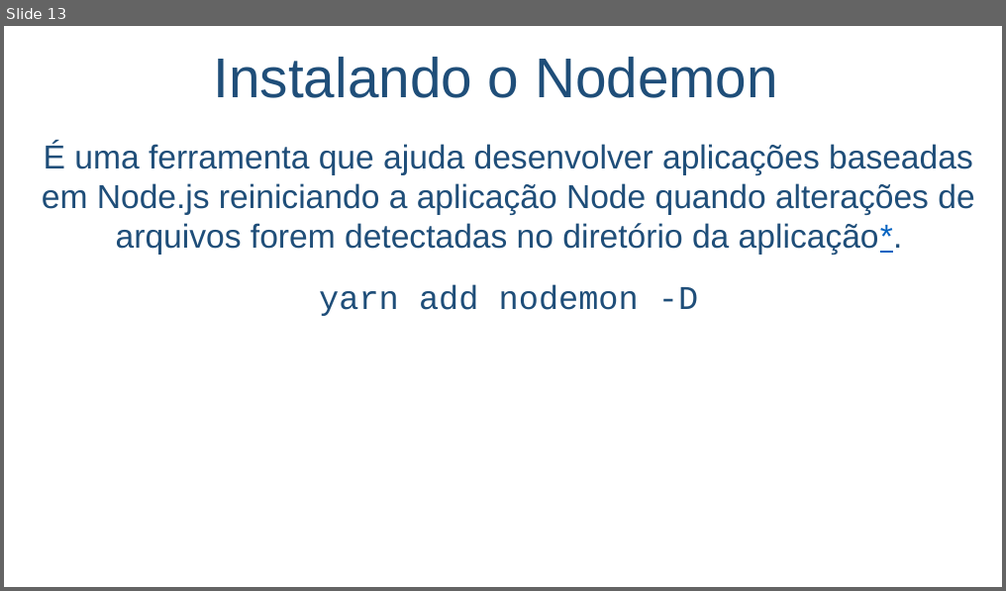
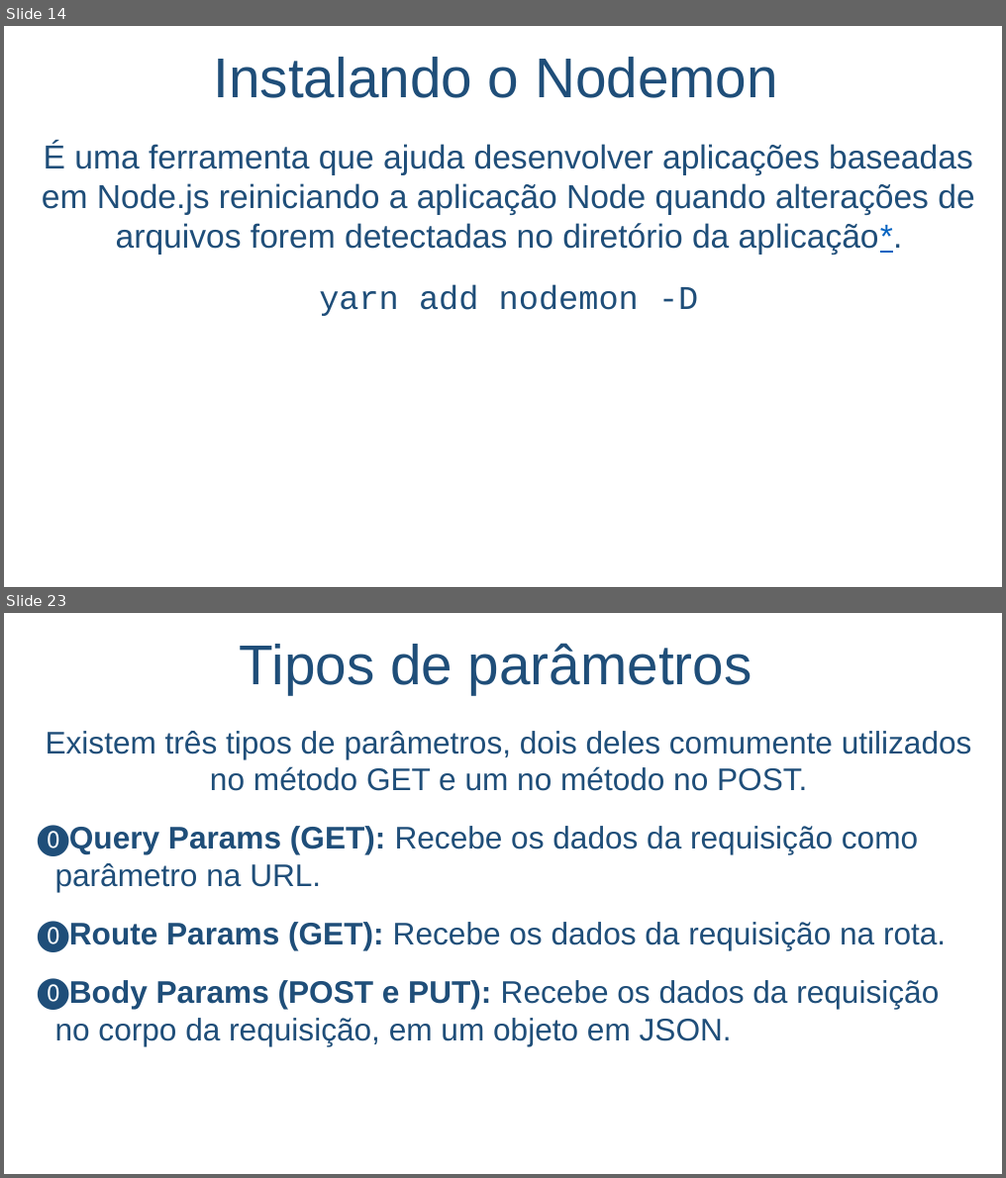
Before and after one commit to salmo-jr/public-slides, a slide deck: node-js.pptx. Shown one above the other, each under a label of ours: slide 13 before the commit, slides 14 and 23 after it; the slides between them are not shown. The pictures are 1006x591 and 1006x1178 pixels, drawn with LibreOffice and Linux fonts; fonts in the diff are those of the drawing; background and template pictures are left out. Boxes give left, top, right and bottom in pixels: in the first picture for what was removed or moved away, otherwise in the second. Text is boxed around its words. In the diff, an @@ line names an element or a change of style, - is before the commit and + after.

```diff
--- a/node-js.pptx
+++ b/node-js.pptx
@@ slide 23 added at [4,613,1002,1174], background picture (left out) @@
@@ text added at [240,643,752,694], 54 pt, text #1F4E79 @@
+Tipos de parâmetros
@@ text added at [46,731,972,1047], 30.1 pt, text #1F4E79 @@
+Existem três tipos de parâmetros, dois deles comumente utilizados no método GET e um no método no POST.
+⓿ Query Params (GET): Recebe os dados da requisição como parâmetro na URL.
+⓿ Route Params (GET): Recebe os dados da requisição na rota.
+⓿ Body Params (POST e PUT): Recebe os dados da requisição no corpo da requisição, em um objeto em JSON.
@@ what was slide 13 is now slide 14 @@
```
Also in this commit, not shown: 9 slides changed, 14 other slides added.
